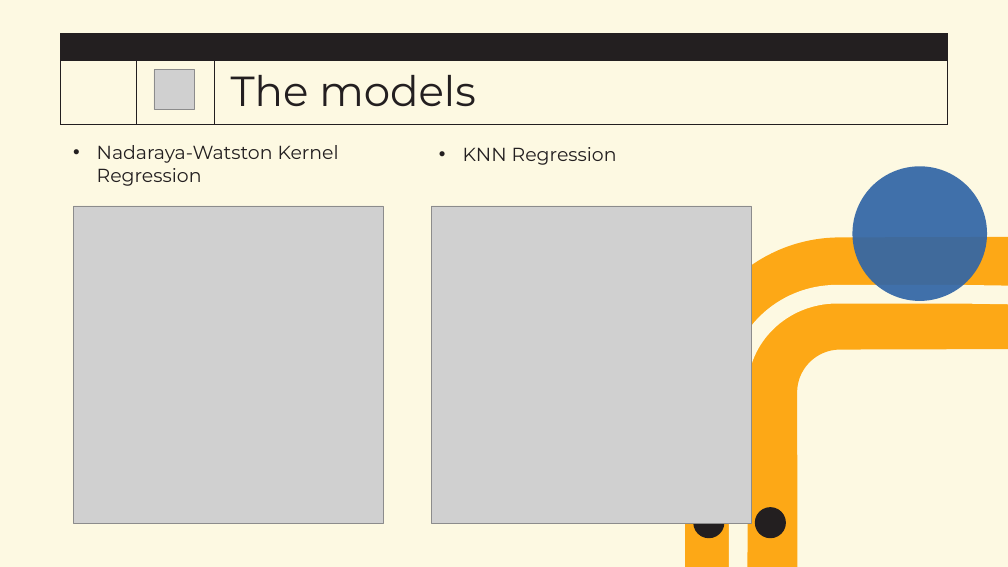
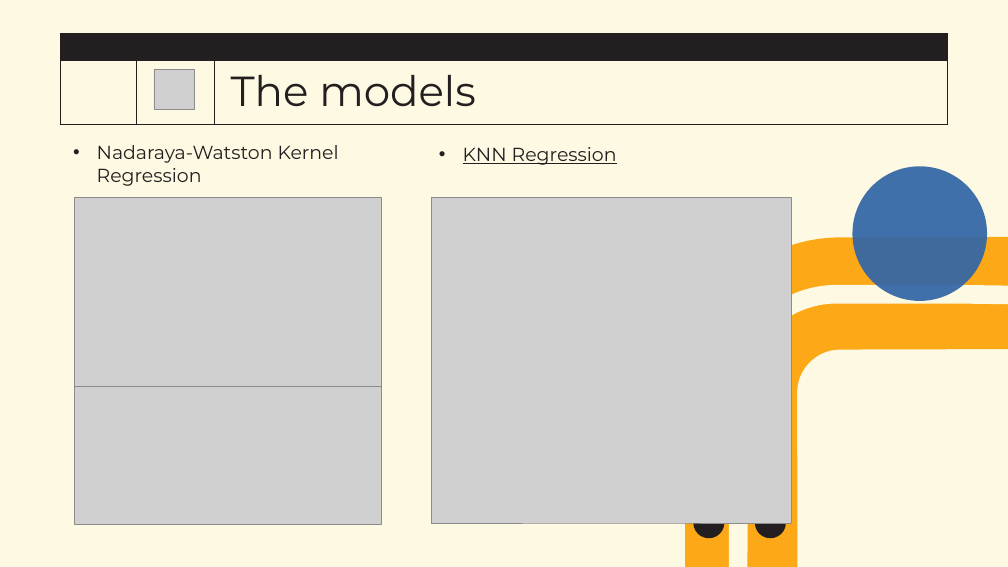
Before and after one commit to FedericoAlvetreti/TherMike, a slide deck: slide 21 of G22_slides.pptx. Drawn at 1008x567 pixels with LibreOffice and Linux fonts; fonts in the diff are those of the drawing; grey boxes stand for pictures; background and template pictures are left out. Boxes give left, top, right and bottom in pixels: in the first picture for what was removed or moved away, otherwise in the second. Text is boxed around its words. In the diff, an @@ line names an element or a change of style, - is before the commit and + after.

```diff
--- a/G22_slides.pptx
+++ b/G22_slides.pptx
@@ text "KNN Regression" at <box>463,147,617,165</box>: underline on @@
@@ picture: place and size @@
-picture at <box>73,206,383,523</box>
+picture at <box>74,197,381,386</box>
@@ picture: place and size @@
-picture at <box>432,206,752,523</box>
+picture at <box>432,197,792,523</box>
@@ picture added at <box>74,386,381,525</box> @@
```
Also in this commit, not shown: 2 other files.
